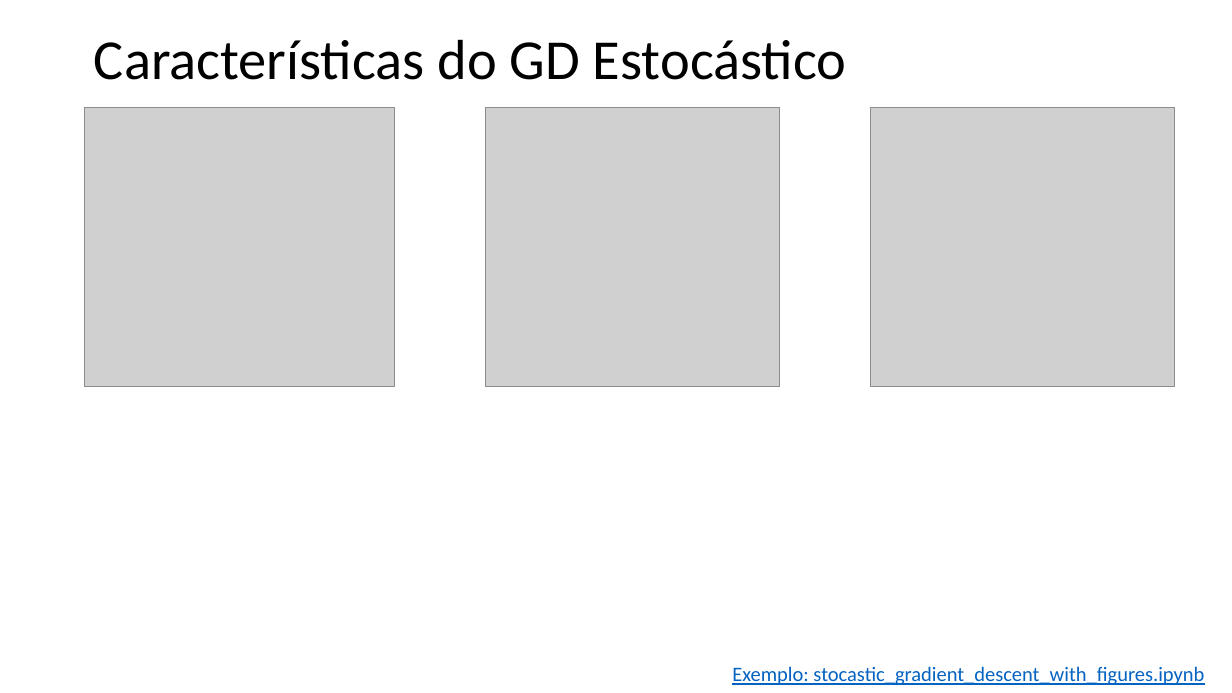
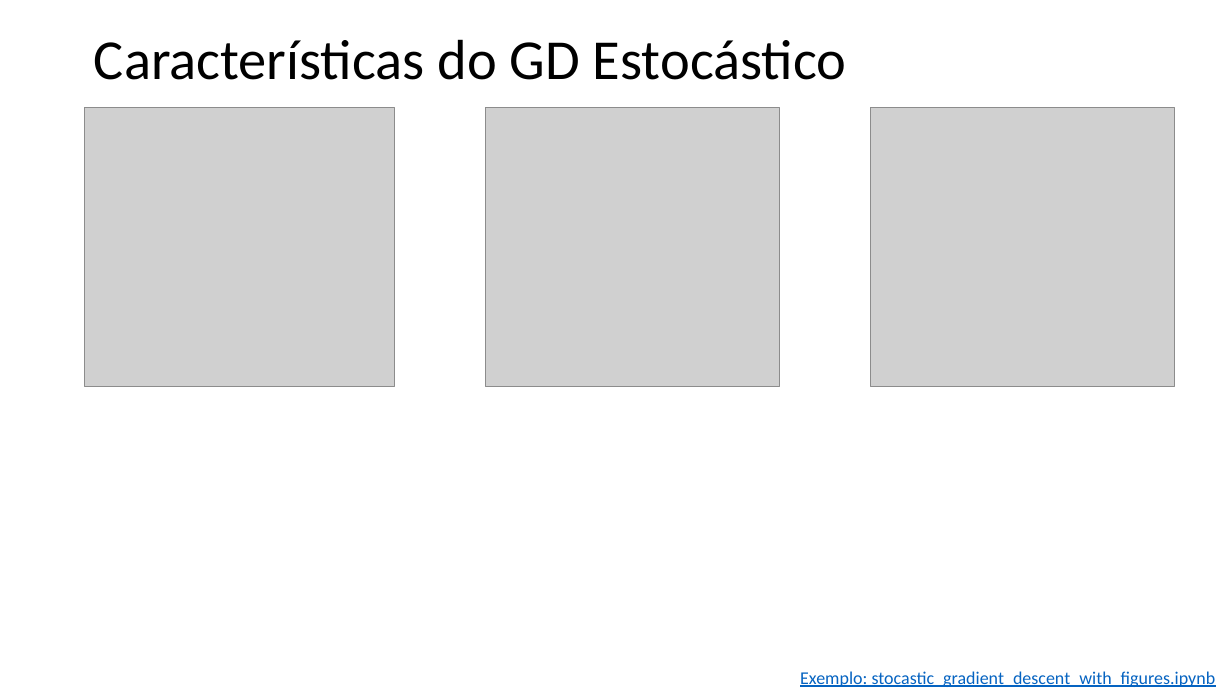
Before and after one commit to zz4fap/t319_aprendizado_de_maquina, a slide deck: slide 14 of slides/T319_Regressão_Linear (Parte II).pptx. Drawn at 1232x693 pixels with LibreOffice and Linux fonts; fonts in the diff are those of the drawing; grey boxes stand for pictures. Boxes give left, top, right and bottom in pixels: in the first picture for what was removed or moved away, otherwise in the second. Text is boxed around its words. In the diff, an @@ line names an element or a change of style, - is before the commit and + after.

```diff
--- a/slides/T319_Regressão_Linear (Parte II).pptx
+++ b/slides/T319_Regressão_Linear (Parte II).pptx
@@ text "Exemplo: stocastic_gradient_descent_with_figures.ipynb": place and size @@
-text "Exemplo: stocastic_gradient_descent_with_figures.ipynb" at box(732, 666, 1204, 685)
+text "Exemplo: stocastic_gradient_descent_with_figures.ipynb" at box(800, 671, 1216, 687)
@@ text "Exemplo: stocastic_gradient_descent_with_figures.ipynb" at box(800, 671, 1216, 687): size 16 to 14 pt @@
```
Also in this commit, not shown: 4 other slides changed, 3 other files.
